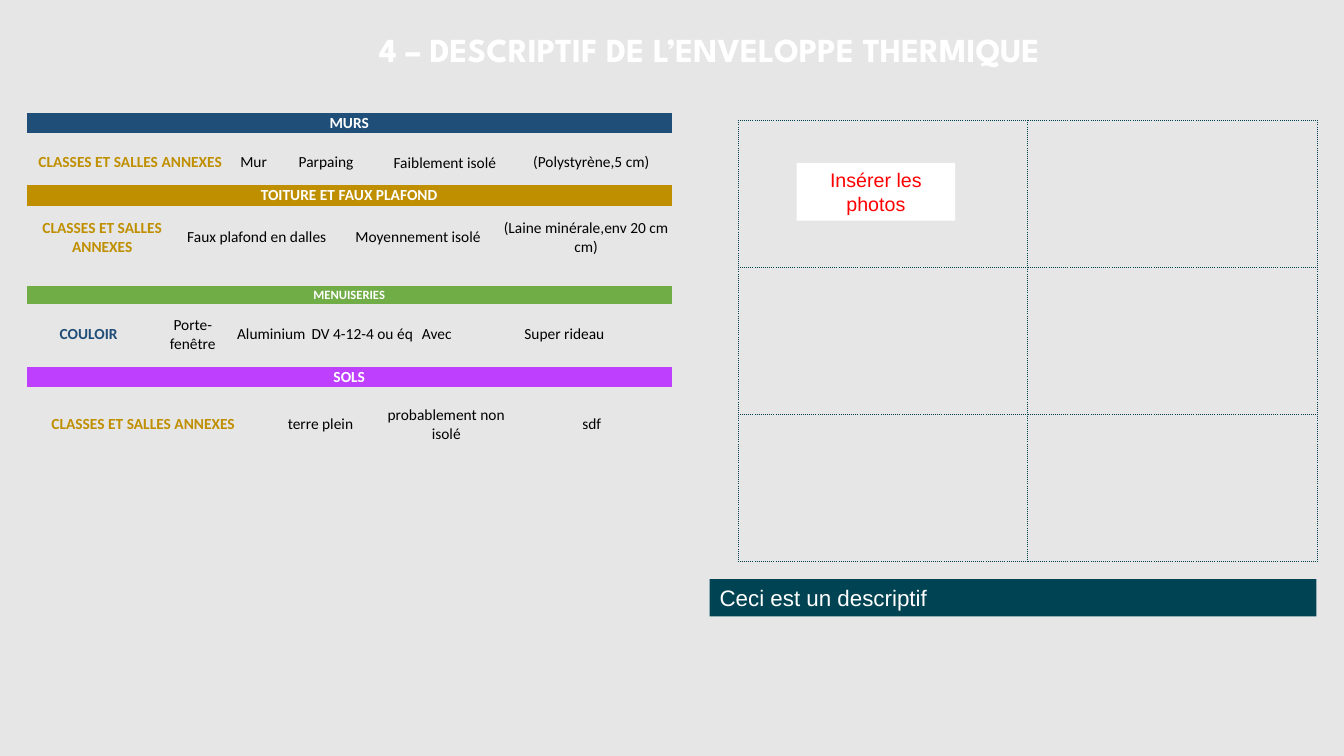
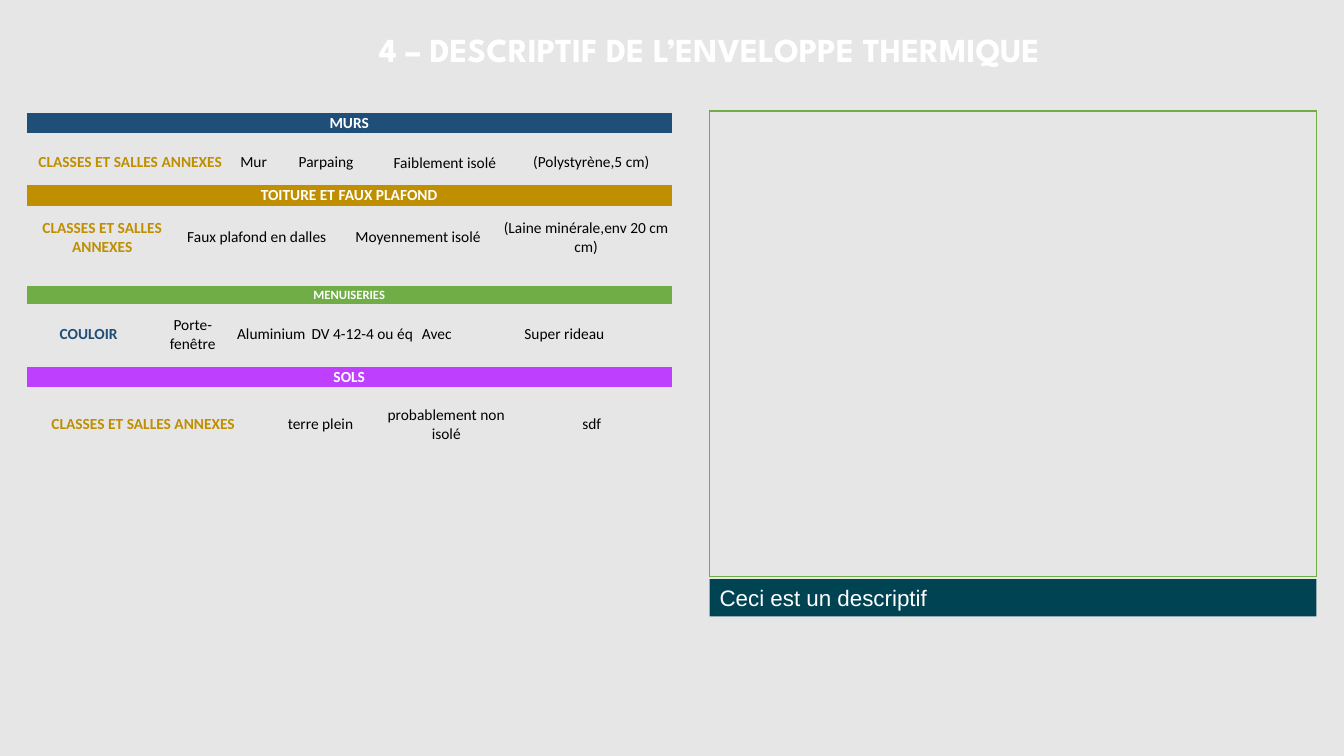
Before and after one commit to sigsieml/super-cep, a slide deck: slide 4 of app/src/main/assets/powerpointvierge.pptx. Drawn at 1344x756 pixels with LibreOffice and Linux fonts; fonts in the diff are those of the drawing; background and template pictures are left out. Boxes give left, top, right and bottom in pixels: in the first picture for what was removed or moved away, otherwise in the second. Text is boxed around its words. In the diff, an @@ line names an element or a change of style, - is before the commit and + after.

```diff
--- a/app/src/main/assets/powerpointvierge.pptx
+++ b/app/src/main/assets/powerpointvierge.pptx
@@ rectangle added at [710,111,1317,577], outline #70AD47 1 pt @@
@@ table removed at [738,121,1317,562], 3 rows, 2 columns @@
- | 
- | 
- | 
@@ rectangle removed at [797,163,955,221] @@
-Insérer les photos
```
Also in this commit, not shown: 4 other slides changed, 6 other files.
